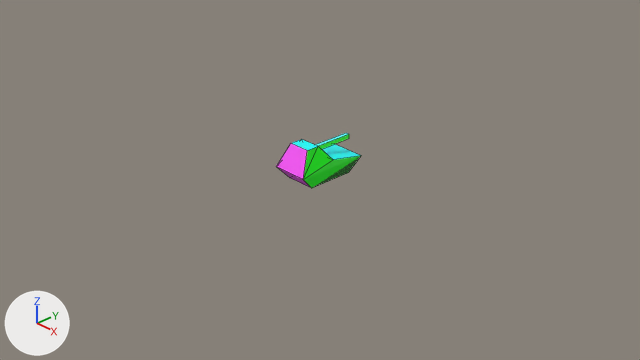
Before and after pictures for a commit that changed the Blender file pingo/src/blender/heavytank.blend.
Camera for both pictures: the file's camera 'Camera'. The lights are fixed; the arrows at lower left show +X, +Y and +Z. Mesh edges are drawn as thin lines.
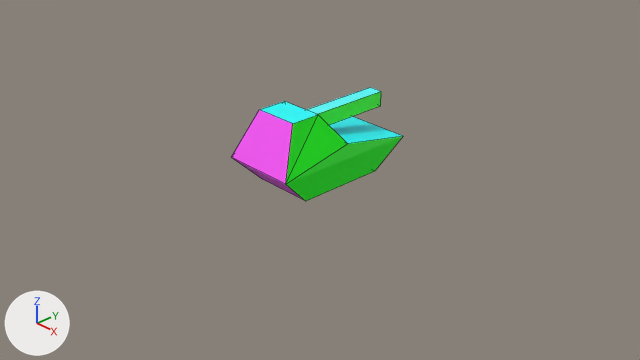
Boxes [x1, y1, x2, y2] around the edits, measured in the pictures (640 x 360 px; the box of a moved part takes in the faces that stretch with it):
'Cube', reshaped, rescaled (101% wider, 105% taller): before [276, 133, 361, 188]; after [231, 87, 403, 201]
part 1 of me_cube, moved or reshaped: before [315, 133, 349, 149]; after [306, 87, 381, 125]
part 2 of me_cube, moved or reshaped: before [276, 139, 361, 188]; after [231, 101, 403, 201]

The change in detail:
me_cube has 22 vertices, 19 faces and spans x -0.25..0.25, y -0.5..0.5, z 0.0..0.5.
me_cube is used by ob_cube; location (0.0, 0.0, 0.0).
me_cube part 1: the loose piece of 8 vertices spanning x -0.03..0.03, y -0.16..0.5, z 0.37..0.43 is scaled about its middle by (1.68, 0.994, 1.68), then moved by (0.0, 0.007, 0.004).
Part 2, on me_cube:
Vertex 0 of me_cube moves from (0.25, 0.5, 0.2) at pixel (361, 155) to (0.252, 0.505, 0.202) at pixel (403, 136).
Vertex 1 of me_cube moves from (0.2, 0.32, 0.0) at pixel (348, 172) to (0.202, 0.303, 0.0) at pixel (374, 171).
Vertex 2 of me_cube moves from (0.25, -0.5, 0.2) at pixel (303, 179) to (0.252, -0.505, 0.202) at pixel (285, 184).
Vertex 3 of me_cube moves from (0.2, -0.32, 0.0) at pixel (311, 188) to (0.202, -0.303, 0.0) at pixel (305, 201).
Vertex 4 of me_cube moves from (-0.25, 0.5, 0.2) at pixel (334, 143) to (-0.252, 0.505, 0.202).
Vertex 5 of me_cube moves from (-0.2, 0.32, 0.0) to (-0.202, 0.303, 0.0).
Vertex 6 of me_cube moves from (-0.25, -0.5, 0.2) at pixel (276, 166) to (-0.252, -0.505, 0.202) at pixel (231, 157).
Vertex 7 of me_cube moves from (-0.2, -0.32, 0.0) at pixel (289, 177) to (-0.202, -0.303, 0.0) at pixel (262, 179).
Vertex 8 of me_cube moves from (-0.25, 0.0, 0.3) to (-0.252, 0.0, 0.303).
Vertex 9 of me_cube moves from (0.15, -0.34, 0.5) at pixel (307, 150) to (0.151, -0.353, 0.505) at pixel (292, 123).
Vertex 10 of me_cube moves from (-0.15, -0.34, 0.5) at pixel (290, 143) to (-0.151, -0.353, 0.505) at pixel (259, 109).
Vertex 11 of me_cube moves from (0.15, -0.16, 0.5) at pixel (318, 146) to (0.151, -0.151, 0.505) at pixel (318, 114).
Vertex 12 of me_cube moves from (-0.15, -0.16, 0.5) at pixel (301, 139) to (-0.151, -0.151, 0.505) at pixel (284, 101).
Vertex 13 of me_cube moves from (0.25, 0.0, 0.3) at pixel (333, 159) to (0.252, 0.0, 0.303) at pixel (347, 143).
Object 'Cube' (ob_cube) is rescaled from (1.0, 1.0, 1.0) to (1.98, 1.98, 1.98).
